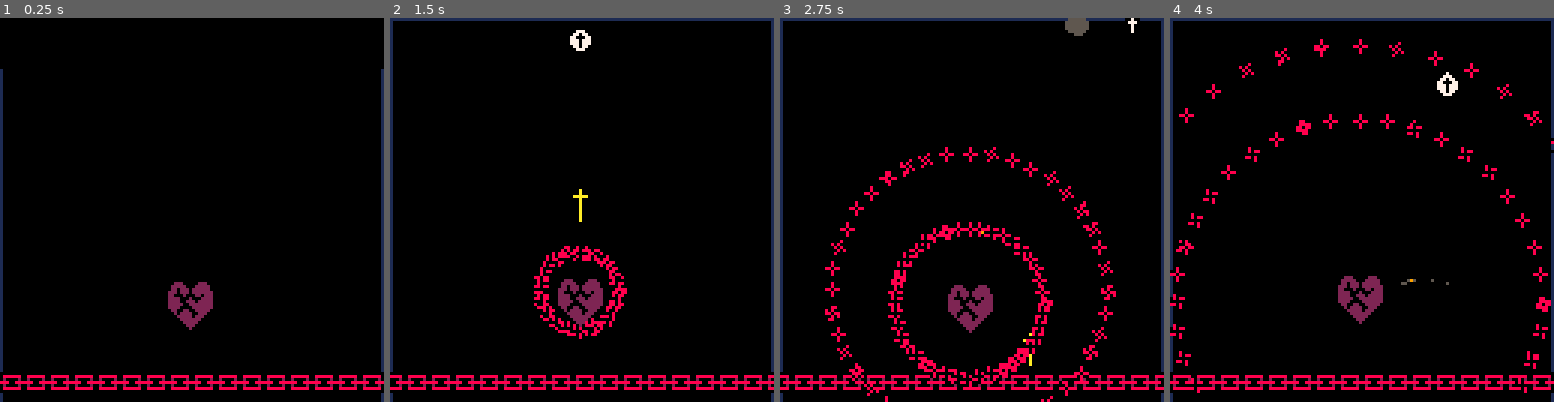
Above: before the commit, frames 1-4 (left to right).
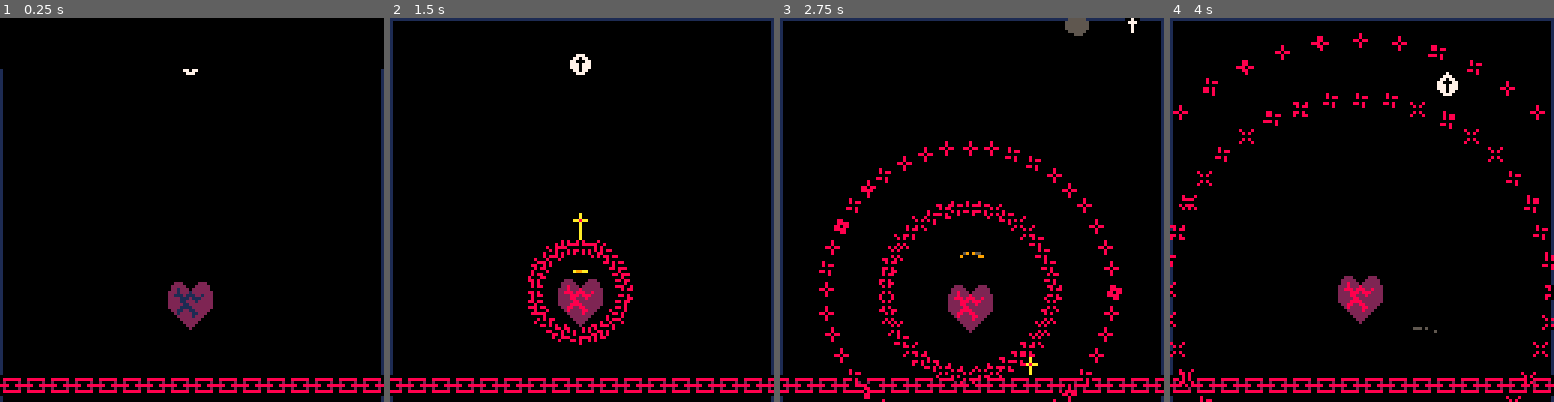
Above: after the commit, the same moments.

Repository: alxgnon/pico-8
Game: PICO-8 cartridge hell.p8
The game is run twice, just before and just after one commit, with the same random seed, the same clock (stepped at 60 frames per second) and the same inputs.
Inputs:
- Up to frame 1 (0.25 s): no input
- Up to frame 2 (1.5 s): tap X (X key) at 0.33, 1.07 s; tap O (Z key) at 0.7 s
- Up to frame 3 (2.75 s): hold Right 1.6-2.1 s; tap O (Z key) at 1.7, 2.1, 2.5 s; tap X (X key) at 1.85 s; hold Up 2.15-2.42 s; hold Right from 2.47 s (still down)
- Up to frame 4 (4 s): tap O (Z key) at 2.9, 3.3, 3.7 s; tap X (X key) at 2.97 s; release Right at 3.03 s; hold Left 3.08-3.58 s; hold Down 3.63-3.97 s

The runs differ from the first frame. In frame 1, 3.8% of the frame differs, in the area x 0-100%, y 13-99%; in frame 2, 6.1%; in frame 3, 9.2%, in the area x 0-100%, y 32-100%; in frame 4, 7.5%.

Commit message:
hell: more aesthetics

Diff:
--- a/hell.p8
+++ b/hell.p8
@@ -3,6 +3,10 @@
 __lua__
 -- hell
 -- work in progress
+
+-- in the beginning was the word
+-- and the word was with god
+-- and the word was god.
 
 gfx =
 { jesus = 001
@@ -215,10 +219,15 @@
 
 function draw_heart(a)
 	local ox, oy = 0, 0
+	if a.awake then
+		pal(1, 8)
+	end
+
 	if gt < (a.shake_stop or 0) then
 		ox=rnd(a.shake_power)-a.shake_power/2
 		oy=rnd(a.shake_power)-a.shake_power/2
 		pal(2, 10)
+		pal(1, 4)
 	end
 
 	spr(a.f,a.x+ox,a.y+oy,2,2)
@@ -275,10 +284,9 @@
  	end
 
 		if a.awake then
-			spr(gfx.totem+3,a.x+ox,a.y+oy,2,2)
-		else
-			spr(gfx.totem,a.x+ox,a.y+oy,2,2)
-		end
+			pal(1, 8)
+		end
+		spr(gfx.totem,a.x+ox,a.y+oy,2,2)
 		palette()
 	end
 	}
@@ -329,7 +337,7 @@
 	, y = n % 4 * 16
 	, fadein = 144 }
 
-	lvl.jc = jesus(60,4)
+	lvl.jc = jesus(60,12)
 	lvl.blades = {}
 
 	lvl.totems = {}
@@ -588,6 +596,12 @@
 	if a.hw <= 0 then
 		del(gamestate.beams, a)
 	end
+	for i = 0, 10 do
+		local aim=0.25+rnd(0.5)
+		local a =
+		bullet(a.x, rnd(128),aim, 2)
+		add(gamestate.dust, a)
+end
 end
 
 function draw_beam(a)
@@ -607,7 +621,7 @@
 function spawn_dust(x,y)
 	for i = 0, 10 do
 		local a =
-		bullet(x, y, 0.45+rnd(0.10), 1)
+		bullet(x, y, 0.45+rnd(0.10), 0.5)
 		add(gamestate.dust, a)
 	end
 end
@@ -641,22 +655,22 @@
 	end
 end
 __gfx__
-00000000cc777ccccc777ccccccccccccccccccccccccccccc000cccccc000ccc000cccc00000000ccc000ccc000cccccc222ccccc222ccc0000000000000000
-00000000c77077ccc77777cccc777ccccccccccccccccccccc0a0ccccc02200000220ccc00000000cc02200000220cccc22222ccc22222cc0000000000000000
-007007007700077c7777777cc77777cccc777ccccccccccc000a000cc0220020200220cc00000000c0220020200220ccc220222c222222cc0000000000000000
-000770007770777c7777777cc77777cccc777cccccc7cccc0aaaaa0c002202202202200c00000000002202202202200c222022202222222c0000000000000000
-000770007770777c7777777cc77777cccc777ccccccccccc000a000c022202202202220c00000000022202202202220c220002000220222c0000000000000000
-00700700c77077ccc77777cccc777ccccccccccccccccccccc0a0ccc022222222222220c00000000022222222222220c222200020002222c0000000000000000
-00000000cc777ccccc777ccccccccccccccccccccccccccccc0a0ccc022222222222220c00000000022220000022220c222200222022222c0000000000000000
-00000000cccccccccccccccccccccccccccccccccccccccccc0a0cccc0222222222220cc00000000c0220088800220cc222220022222222c0000000000000000
-00000000cc000ccccccccccccccccccccccccccccccccccccc0a0cccc0200000000020cc00000000c0200080800020cc222200002222222c0000000000000000
-08888880c00700ccccc80ccccc80ccccc80cc8ccc0cc80cccc0a0cccc0222222222220cc00000000c0220088800220ccc2200220022222cc0000000000000000
-020000200077700cc0c8cccccc8088cccc8c80ccc8080ccccc0a0cccc0222222222220cc00000000c0222000002220cccc20222200222ccc0000000000000000
-888008880007000cc88088ccc00000ccccc0cccccc808ccccc0a0cccc0222222222220cc00000000c0222222222220ccccc222220222cccc0000000000000000
-020000200007000cccc8c0ccc8808cccc08c8ccccc0808cccc000cccc0222022202220cc00000000c0222022202220cccccc2222222ccccc0000000000000000
-08888880c00700cccc08ccccccc08cccc8cc08ccc08cc0ccccccccccc0222022202220cc00000000c0222022202220ccccccc22222cccccc0000000000000000
-00000000cc000ccccccccccccccccccccccccccccccccccccccccccccc020c020c020ccc00000000cc020c020c020ccccccccc222ccccccc0000000000000000
-ccccccccccccccccccccccccccccccccccccccccccccccccccccccccccc0ccc0ccc0cccc00000000ccc0ccc0ccc0ccccccccccc2cccccccc0000000000000000
+00000000cc777ccccc777ccccccccccccccccccccccccccccc000cccccc00ccccc00cccc000000000000000000000000cc222ccccc222ccc0000000000000000
+00000000c77077ccc77777cccc777ccccccccccccccccccccc0a0ccccc0220ccc0220ccc000000000000000000000000c22222ccc22222cc0000000000000000
+007007007700077c7777777cc77777cccc777ccccccccccc000a000cc0220cc0cc0220cc000000000000000000000000c221222c222222cc0000000000000000
+000770007770777c7777777cc77777cccc777cccccc7cccc0aa8aa0c00220c020c02200c000000000000000000000000222122212222222c0000000000000000
+000770007770777c7777777cc77777cccc777ccccccccccc000a000c022200222002220c000000000000000000000000221112111221222c0000000000000000
+00700700c77077ccc77777cccc777ccccccccccccccccccccc0a0ccc022222222222220c000000000000000000000000222211121112222c0000000000000000
+00000000cc777ccccc777ccccccccccccccccccccccccccccc0a0ccc022220000022220c000000000000000000000000222211222122222c0000000000000000
+00000000cccccccccccccccccccccccccccccccccccccccccc0a0cccc0220011100220cc000000000000000000000000222221122222222c0000000000000000
+cccccccccc000ccccccccccccccccccccccccccccccccccccc0a0cccc0200010100020cc000000000000000000000000222211112222222c0000000000000000
+00000000c00700ccccc80ccccc80ccccc80cc8ccc0cc80cccc0a0cccc0220011100220cc000000000000000000000000c2211221122222cc0000000000000000
+088888800077700cc0c8cccccc8088cccc8c80ccc8080ccccc0a0cccc0222000002220cc000000000000000000000000cc21222211222ccc0000000000000000
+020000200007000cc88088ccc00000ccccc0cccccc808cccc00a00ccc0222222222220cc000000000000000000000000ccc222221222cccc0000000000000000
+888008880007000cccc8c0ccc8808cccc08c8ccccc0808cccc000cccc0222022202220cc000000000000000000000000cccc2222222ccccc0000000000000000
+02000020c00700cccc08ccccccc08cccc8cc08ccc08cc0ccccc0ccccc0222022202220cc000000000000000000000000ccccc22222cccccc0000000000000000
+08888880cc000ccccccccccccccccccccccccccccccccccccccccccccc020c020c020ccc000000000000000000000000cccccc222ccccccc0000000000000000
+00000000ccccccccccccccccccccccccccccccccccccccccccccccccccc0ccc0ccc0cccc000000000000000000000000ccccccc2cccccccc0000000000000000
 
 
 
@@ -788,7 +802,7 @@
 
 
 __gff__
-0000000000000002000002000200000000000000000000000000000000000000000000000000000000000000000000000000000000000000000000000000000000000000000000000000000000000000000000000000000000000000000000000000000000000000000000000000000000000000000000000000000000000000
+0000000000000002000000000200000000000000000000000000000000000000000000000000000000000000000000000000000000000000000000000000000000000000000000000000000000000000000000000000000000000000000000000000000000000000000000000000000000000000000000000000000000000000
 0000000000000000000000000000000000000000000000000000000000000000000000000000000000000000000000000000000000000000000000000000000000000000000000000000000000000000000000000000000000000000000000000000000000000000000000000000000000000000000000000000000000000000
 __map__
 1010101010101010101010101010101010101010101010101010101010101010101010101010101010101010101010101010101010101010101010101010101010101010101010101010101010101010101010101010101010101010101010101010101010101010101010101010101010101010101010101010101010101010
